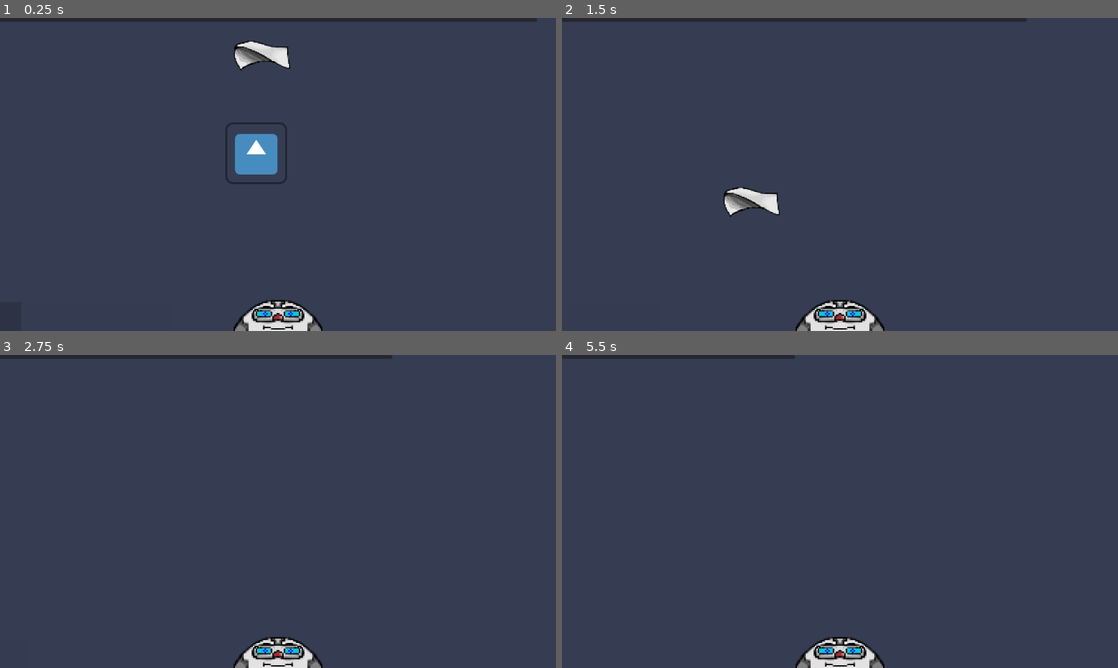
Above: before the commit, frames 1-4 (two rows, left to right).
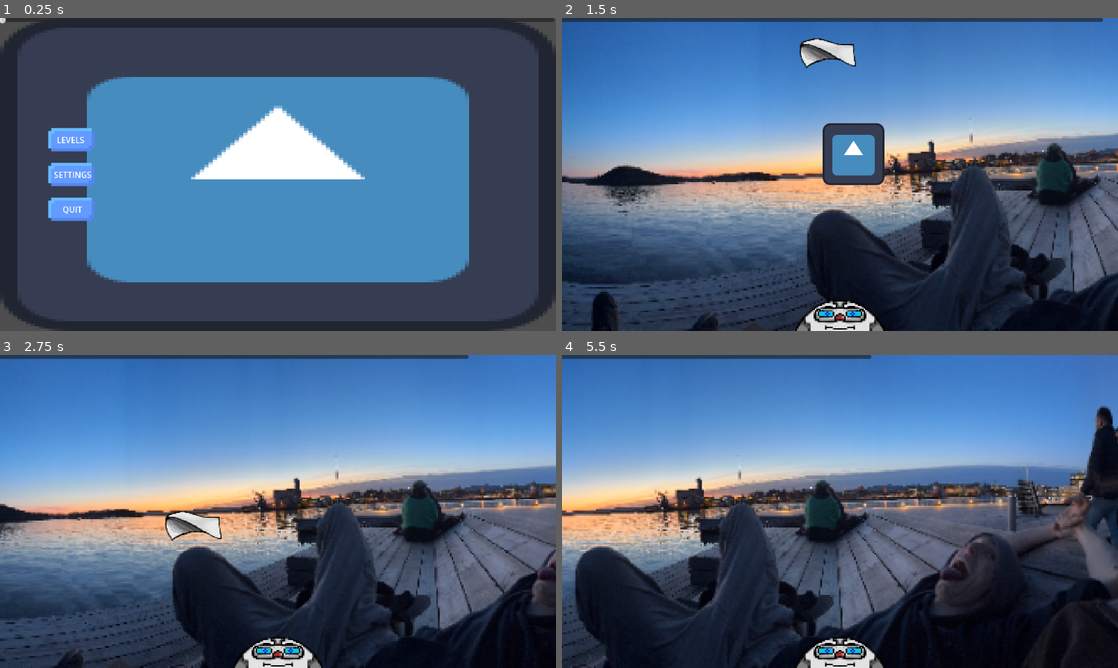
Above: after the commit, the same moments.

Repository: PegAMop/Delivery
Game: Godot game, scene res://main.tscn
Same seed, same stepped clock (60 frames per second), same inputs: the game is played once before the commit and once after it. The engine's default icon, where the game draws it, is replaced by a stand-in: a white triangle on a blue panel in a dark square.
Inputs (mouse positions are in pixels of both pictures, inside the frame that each line leads up to):
- Up to frame 1 (0.25 s): no input
- Up to frame 2 (1.5 s): click (634, 140) at 0.5 s, where only the run after the commit has a clickable "Levels"; click (606, 64) at 1.25 s, where only the run after the commit has a clickable "1"
- Up to frame 3 (2.75 s): move the mouse to (400, 495) at 2.02 s; press the mouse at (400, 495) at 2.03 s
- Up to frame 4 (5.5 s): move the mouse to (728, 527) at 2.77 s; release the mouse at (728, 527) at 2.78 s; click (728, 527) at 2.85 s; move the mouse to (895, 442) at 3.52 s; press the mouse at (895, 442) at 3.53 s; move the mouse to (812, 574) at 4.27 s; release the mouse at (812, 574) at 4.28 s; click (812, 574) at 4.35 s; move the mouse to (1006, 558) at 5.02 s; press the mouse at (1006, 558) at 5.03 s

The runs differ from the first frame. In frame 1, 58% of the frame differs, in the area x 0-100%, y 0-100%; in frame 2, 84%; in frame 3, 86%; in frame 4, 89%.

Commit message:
Issue #4,#6, #26, #18

Diff:
--- a/Scenes/BrickWall.tscn
+++ b/Scenes/BrickWall.tscn
@@ -1,6 +1,6 @@
 [gd_scene load_steps=3 format=3 uid="uid://d08e3r2ih06pd"]
 
-[ext_resource type="Texture2D" uid="uid://cof1u4cxx5gr1" path="res://Assets/Sprites/BrickWall.png" id="1_vqfpg"]
+[ext_resource type="Texture2D" uid="uid://cof1u4cxx5gr1" path="res://Assets/Sprites/LevelSprites/BrickWall.png" id="1_vqfpg"]
 
 [sub_resource type="RectangleShape2D" id="RectangleShape2D_noaq8"]
 size = Vector2(46, 112)
--- a/Scenes/LaserCannon.gd
+++ b/Scenes/LaserCannon.gd
@@ -1,32 +1,20 @@
 extends TextureRect
 
-var hit_thrust: Vector2 = Vector2(1500, 0)
-var hit_torque: int = 25000
+@onready var laser = load("res://Scenes/laser.tscn")
+
+var can_shoot: bool = true
 
 func _input(input: InputEvent) -> void:
 	if input.is_action_pressed("leftclick"):
-		var space_state = get_world_2d().direct_space_state
-		var g_mouse_position = get_global_mouse_position()
-		var raycast_query = PhysicsRayQueryParameters2D.create(global_position+size, g_mouse_position)
-		var raycast_result = space_state.intersect_ray(raycast_query)
+		var new_laser = laser.instantiate()
+		add_child(new_laser)
 
-		if raycast_result:
-			$Laser.global_position = raycast_result.position
-			if raycast_result.collider.get_class() == "RigidBody2D":
-				var hit_direction: float = raycast_result.position.angle_to_point(raycast_result.collider.position)
-				raycast_result.collider.apply_force(hit_thrust.rotated(hit_direction))
-				var laser_direction = global_position.angle_to_point(g_mouse_position)
-				var rotation_direction: float = (hit_direction - laser_direction)/TAU
-				raycast_result.collider.apply_torque(hit_torque * rotation_direction)
-		else:
-			$Laser.global_position = g_mouse_position
+		new_laser.position = size/2
+		new_laser.look_at(get_global_mouse_position())
+		new_laser.rotation -= PI/2
 
-		var middle_position: Vector2 = global_position+size
-		$Laser.rotation = $Laser.global_position.angle_to_point(middle_position) - (PI/2)
-		$Laser.size.y = $Laser.global_position.distance_to(middle_position)/2
-
-		$Laser.visible = true
-		$Laser/Timer.start()
+		can_shoot = false
+		$Timer.start()
 
 func _on_timer_timeout() -> void:
-	$Laser.visible = false
+	can_shoot = true
--- a/Scenes/LaserCannon.tscn
+++ b/Scenes/LaserCannon.tscn
@@ -1,9 +1,7 @@
-[gd_scene load_steps=4 format=3 uid="uid://c51m5eud5bw5i"]
+[gd_scene load_steps=3 format=3 uid="uid://c51m5eud5bw5i"]
 
 [ext_resource type="Texture2D" uid="uid://cd62t1s0kk1t7" path="res://Assets/Sprites/Robot_neutral.png" id="1_62njn"]
 [ext_resource type="Script" uid="uid://c6o4yad5mq5hk" path="res://Scenes/LaserCannon.gd" id="2_vnmmp"]
-
-[sub_resource type="CircleShape2D" id="CircleShape2D_vnmmp"]
 
 [node name="LaserCannon" type="TextureRect"]
 anchors_preset = 7
@@ -20,19 +18,7 @@
 expand_mode = 1
 script = ExtResource("2_vnmmp")
 
-[node name="Laser" type="ColorRect" parent="."]
-visible = false
-layout_mode = 0
-offset_right = 5.0
-color = Color(0.813096, 0.29117203, 0.26495054, 1)
-
-[node name="Timer" type="Timer" parent="Laser"]
+[node name="Timer" type="Timer" parent="."]
 wait_time = 0.1
 
-[node name="CollisionNode" type="StaticBody2D" parent="Laser"]
-
-[node name="CollisionShape2D" type="CollisionShape2D" parent="Laser/CollisionNode"]
-shape = SubResource("CircleShape2D_vnmmp")
-disabled = true
-
-[connection signal="timeout" from="Laser/Timer" to="." method="_on_timer_timeout"]
+[connection signal="timeout" from="Timer" to="." method="_on_timer_timeout"]
--- /dev/null
+++ b/Scenes/Levels/Level1.tscn
@@ -0,0 +1,18 @@
+[gd_scene load_steps=3 format=3 uid="uid://nlsfrm4g8v70"]
+
+[ext_resource type="Texture2D" uid="uid://cdn1c15kaughx" path="res://Assets/Backgrounds/pano_lucas-1.png.png" id="1_36ke7"]
+[ext_resource type="PackedScene" uid="uid://dlrn5bs4tjthi" path="res://Scenes/goal.tscn" id="2_riv1q"]
+
+[node name="CurrentLevel" type="TextureRect"]
+z_index = -1
+offset_right = 40.0
+offset_bottom = 40.0
+scale = Vector2(3.5, 3.5)
+texture = ExtResource("1_36ke7")
+
+[node name="SpawnPoint" type="Node2D" parent="."]
+position = Vector2(101, 78)
+
+[node name="Goal" parent="." instance=ExtResource("2_riv1q")]
+position = Vector2(826, 203.42856)
+scale = Vector2(7, 7)
--- /dev/null
+++ b/Scenes/goal.gd
@@ -0,0 +1,5 @@
+extends StaticBody2D
+
+func _on_area_2d_body_entered(body: Node2D) -> void:
+	if body.name == "Hit":
+		get_tree().current_scene.finish_level()
--- /dev/null
+++ b/Scenes/goal.tscn
@@ -0,0 +1,24 @@
+[gd_scene load_steps=4 format=3 uid="uid://dlrn5bs4tjthi"]
+
+[ext_resource type="Texture2D" uid="uid://4cy4q2vu4ijr" path="res://Assets/Sprites/LevelSprites/VotingBox.png" id="1_paeek"]
+[ext_resource type="Script" uid="uid://chqmxe1iktgi6" path="res://Scenes/goal.gd" id="1_s0pnd"]
+
+[sub_resource type="RectangleShape2D" id="RectangleShape2D_s0pnd"]
+size = Vector2(4, 4)
+
+[node name="Goal" type="StaticBody2D"]
+script = ExtResource("1_s0pnd")
+
+[node name="CollisionPolygon2D" type="CollisionPolygon2D" parent="."]
+polygon = PackedVector2Array(-4, -9, -4, -8, -2, -7, -2, 6, 2, 6, 2, -7, 4, -8, 4, -9, 6, -9, 6, 7, -6, 7, -6, -9)
+
+[node name="Sprite2D" type="Sprite2D" parent="."]
+texture = ExtResource("1_paeek")
+
+[node name="Area2D" type="Area2D" parent="."]
+
+[node name="CollisionShape2D" type="CollisionShape2D" parent="Area2D"]
+position = Vector2(0, 4)
+shape = SubResource("RectangleShape2D_s0pnd")
+
+[connection signal="body_entered" from="Area2D" to="." method="_on_area_2d_body_entered"]
--- /dev/null
+++ b/Scenes/laser.gd
@@ -0,0 +1,33 @@
+extends Area2D
+
+var velocity = Vector2(-50,0)
+
+var hit_thrust: Vector2 = Vector2(3000, 0)
+var hit_torque: int = 25000
+
+
+func _physics_process(_delta: float) -> void:
+	var movement_offset = velocity.rotated(rotation - (PI/2))
+	var next_gposition = global_position + movement_offset
+
+	var space_state = get_world_2d().direct_space_state
+	var raycast_query = PhysicsRayQueryParameters2D.create(global_position, next_gposition)
+	var raycast_result = space_state.intersect_ray(raycast_query)
+
+	if raycast_result:
+		hit(raycast_result)
+
+	global_position = next_gposition
+
+func hit(raycast_result: Dictionary) -> void:
+	var body = raycast_result.collider
+
+	if body.get_class() == "RigidBody2D":
+		var hit_position: Vector2 = raycast_result.position
+		var hit_direction: float = hit_position.angle_to_point(body.position)
+
+		body.apply_force(hit_thrust.rotated(hit_direction))
+		var rotation_direction: float = (hit_direction - rotation)/TAU
+		body.apply_torque(hit_torque * rotation_direction)
+
+	queue_free()
--- /dev/null
+++ b/Scenes/laser.tscn
@@ -0,0 +1,19 @@
+[gd_scene load_steps=4 format=3 uid="uid://b3bmelstsl8qp"]
+
+[ext_resource type="Script" uid="uid://1lsos7d6cuht" path="res://Scenes/laser.gd" id="1_mou6w"]
+[ext_resource type="Texture2D" uid="uid://7t6rrfnlca8t" path="res://Assets/Sprites/laser.png" id="1_r1bh0"]
+
+[sub_resource type="RectangleShape2D" id="RectangleShape2D_mou6w"]
+size = Vector2(6, 51)
+
+[node name="Laser" type="Area2D"]
+script = ExtResource("1_mou6w")
+
+[node name="Sprite2D" type="Sprite2D" parent="."]
+texture = ExtResource("1_r1bh0")
+
+[node name="CollisionShape2D" type="CollisionShape2D" parent="."]
+position = Vector2(0, -1.5)
+shape = SubResource("RectangleShape2D_mou6w")
+
+[connection signal="body_entered" from="." to="." method="_on_body_entered"]
--- /dev/null
+++ b/level_select.gd
@@ -0,0 +1,13 @@
+extends TextureRect
+
+var button_array: Array[int]
+
+func pressed(button_number) -> void:
+	get_parent().toggle_menu("Levels")
+	get_tree().current_scene.load_level(button_number)
+
+func _ready() -> void:
+	var children = $ButtonGrid.get_children()
+	button_array.resize(len(children))
+	for button in children:
+		button.button_up.connect(pressed.bind(int(button.name)))
--- /dev/null
+++ b/main.gd
@@ -0,0 +1,12 @@
+extends Node
+
+func finish_level():
+	get_tree().quit()
+
+func load_level(LevelNumber: int):
+	var packed_level = load(str("res://Scenes/Levels/Level", 1, ".tscn"))
+	var level = packed_level.instantiate()
+
+	level.name = "CurrentLevel"
+
+	add_child(level)
--- a/main.tscn
+++ b/main.tscn
@@ -1,13 +1,21 @@
-[gd_scene load_steps=7 format=3 uid="uid://u1kubdmwrssp"]
+[gd_scene load_steps=14 format=3 uid="uid://u1kubdmwrssp"]
 
 [ext_resource type="PackedScene" uid="uid://c51m5eud5bw5i" path="res://Scenes/LaserCannon.tscn" id="1_ig7tw"]
+[ext_resource type="Script" uid="uid://curylgcx4lk8t" path="res://main.gd" id="1_w48qg"]
 [ext_resource type="Texture2D" uid="uid://dnumjyq877c8" path="res://icon.svg" id="2_0xm2m"]
 [ext_resource type="Texture2D" uid="uid://wswgco22cqib" path="res://Assets/Sprites/paper.png" id="3_7mycd"]
 [ext_resource type="PackedScene" uid="uid://ddbgahspl00oi" path="res://Scenes/node_2d.tscn" id="3_h2yge"]
 [ext_resource type="PackedScene" uid="uid://dijue1qgbgnn3" path="res://Scenes/settings.tscn" id="4_1bvp3"]
 [ext_resource type="Script" uid="uid://cpjfr0ngwlec3" path="res://camera_2d.gd" id="4_lquwl"]
+[ext_resource type="Script" uid="uid://pn3eyv1m2cg8" path="res://main_menu.gd" id="7_272bh"]
+[ext_resource type="Script" uid="uid://duenne2opb7rx" path="res://menumanager.gd" id="7_efxa6"]
+[ext_resource type="Texture2D" uid="uid://d3i4fwikroljb" path="res://Assets/Sprites/UI/ButtonNormal.png" id="8_5vw27"]
+[ext_resource type="Texture2D" uid="uid://citp5g81hqxyg" path="res://Assets/Sprites/UI/ButtonPressed.png" id="9_4c57u"]
+[ext_resource type="Texture2D" uid="uid://y45267wvsbwo" path="res://Assets/Sprites/UI/ButtonHover.png" id="9_kek77"]
+[ext_resource type="Script" uid="uid://bifxopvg6vc10" path="res://level_select.gd" id="12_dg77c"]
 
 [node name="Main" type="Node"]
+script = ExtResource("1_w48qg")
 
 [node name="Bird" parent="." instance=ExtResource("3_h2yge")]
 
@@ -48,8 +56,117 @@
 grow_vertical = 1
 scale = Vector2(2, 2)
 
-[node name="Icon" type="Sprite2D" parent="."]
-z_index = -2
-position = Vector2(16531.305, -3094.5435)
-scale = Vector2(-310.34915, -64.03145)
+[node name="ScreenUI" type="CanvasLayer" parent="."]
+process_mode = 3
+script = ExtResource("7_efxa6")
+
+[node name="MainMenu" type="TextureRect" parent="ScreenUI"]
+process_mode = 3
+anchors_preset = 15
+anchor_right = 1.0
+anchor_bottom = 1.0
+grow_horizontal = 2
+grow_vertical = 2
 texture = ExtResource("2_0xm2m")
+expand_mode = 1
+script = ExtResource("7_272bh")
+
+[node name="Options" type="VBoxContainer" parent="ScreenUI/MainMenu"]
+layout_mode = 1
+anchors_preset = 4
+anchor_top = 0.5
+anchor_bottom = 0.5
+offset_left = 100.0
+offset_top = -16.0
+offset_right = 116.0
+offset_bottom = 16.0
+grow_vertical = 2
+scale = Vector2(6, 6)
+pivot_offset = Vector2(0, 16)
+alignment = 1
+
+[node name="Levels" type="TextureButton" parent="ScreenUI/MainMenu/Options"]
+layout_mode = 2
+texture_normal = ExtResource("8_5vw27")
+texture_pressed = ExtResource("9_4c57u")
+texture_hover = ExtResource("9_kek77")
+stretch_mode = 3
+
+[node name="Label" type="Label" parent="ScreenUI/MainMenu/Options/Levels"]
+texture_filter = 1
+layout_mode = 1
+offset_left = 3.3333335
+offset_top = 1.8333335
+offset_right = 57.333332
+offset_bottom = 24.833334
+scale = Vector2(0.175, 0.175)
+text = "Levels"
+horizontal_alignment = 1
+vertical_alignment = 1
+uppercase = true
+
+[node name="Settings" type="TextureButton" parent="ScreenUI/MainMenu/Options"]
+layout_mode = 2
+texture_normal = ExtResource("8_5vw27")
+texture_pressed = ExtResource("9_4c57u")
+texture_hover = ExtResource("9_kek77")
+
+[node name="Label" type="Label" parent="ScreenUI/MainMenu/Options/Settings"]
+texture_filter = 1
+layout_mode = 1
+offset_left = 1.9999998
+offset_top = 1.8333333
+offset_right = 76.0
+offset_bottom = 24.833334
+scale = Vector2(0.175, 0.175)
+text = "settings"
+horizontal_alignment = 1
+vertical_alignment = 1
+uppercase = true
+
+[node name="Quit" type="TextureButton" parent="ScreenUI/MainMenu/Options"]
+layout_mode = 2
+texture_normal = ExtResource("8_5vw27")
+texture_pressed = ExtResource("9_4c57u")
+texture_hover = ExtResource("9_kek77")
+
+[node name="Label" type="Label" parent="ScreenUI/MainMenu/Options/Quit"]
+texture_filter = 1
+layout_mode = 1
+offset_left = 1.8333335
+offset_top = 1.6666669
+offset_right = 75.833336
+offset_bottom = 24.666666
+scale = Vector2(0.175, 0.175)
+text = "quit"
+horizontal_alignment = 1
+vertical_alignment = 1
+uppercase = true
+
+[node name="Levels" type="TextureRect" parent="ScreenUI"]
+visible = false
+anchors_preset = 15
+anchor_right = 1.0
+anchor_bottom = 1.0
+grow_horizontal = 2
+grow_vertical = 2
+texture = ExtResource("2_0xm2m")
+script = ExtResource("12_dg77c")
+
+[node name="ButtonGrid" type="GridContainer" parent="ScreenUI/Levels"]
+layout_mode = 0
+offset_left = 64.0
+offset_top = 64.0
+offset_right = 128.0
+offset_bottom = 128.0
+columns = 6
+
+[node name="1" type="Button" parent="ScreenUI/Levels/ButtonGrid"]
+custom_minimum_size = Vector2(64, 64)
+layout_mode = 2
+theme_override_font_sizes/font_size = 32
+text = "1"
+
+[connection signal="button_up" from="ScreenUI/MainMenu/Options/Levels" to="ScreenUI/MainMenu" method="_on_levels_button_up"]
+[connection signal="button_up" from="ScreenUI/MainMenu/Options/Settings" to="ScreenUI/MainMenu" method="_on_settings_button_up"]
+[connection signal="button_up" from="ScreenUI/MainMenu/Options/Quit" to="ScreenUI/MainMenu" method="_on_quit_button_up"]
--- /dev/null
+++ b/main_menu.gd
@@ -0,0 +1,14 @@
+extends TextureRect
+
+func _ready() -> void:
+	get_tree().paused = visible
+
+func _on_levels_button_up() -> void:
+	get_parent().toggle_menu("MainMenu")
+	get_parent().toggle_menu("Levels")
+
+func _on_quit_button_up() -> void:
+	get_tree().quit()
+
+func _on_settings_button_up() -> void:
+	pass # Replace with function body.
--- /dev/null
+++ b/menumanager.gd
@@ -0,0 +1,6 @@
+extends CanvasLayer
+
+func toggle_menu(menu_name: String):
+	var menu = get_node(menu_name)
+	menu.visible = not menu.visible
+	get_tree().paused = menu.visible
Binary file added: Assets/Backgrounds/pano_lucas-1.png.png
Not shown, added: Assets/Backgrounds/pano_lucas-1.png.png.import
Binary file added: Assets/Sprites/ButtonPressed.ase
Binary file added: Assets/Sprites/LevelSprites/BrickWall.png
Not shown, added: Assets/Sprites/LevelSprites/BrickWall.png.import
Binary file added: Assets/Sprites/LevelSprites/VotingBox.png
Not shown, added: Assets/Sprites/LevelSprites/VotingBox.png.import
Binary file added: Assets/Sprites/UI/ButtonHover.png
Not shown, added: Assets/Sprites/UI/ButtonHover.png.import
Binary file added: Assets/Sprites/UI/ButtonNormal.png
Not shown, added: Assets/Sprites/UI/ButtonNormal.png.import
Binary file added: Assets/Sprites/UI/ButtonPressed.png
(and 7 more such lines)
